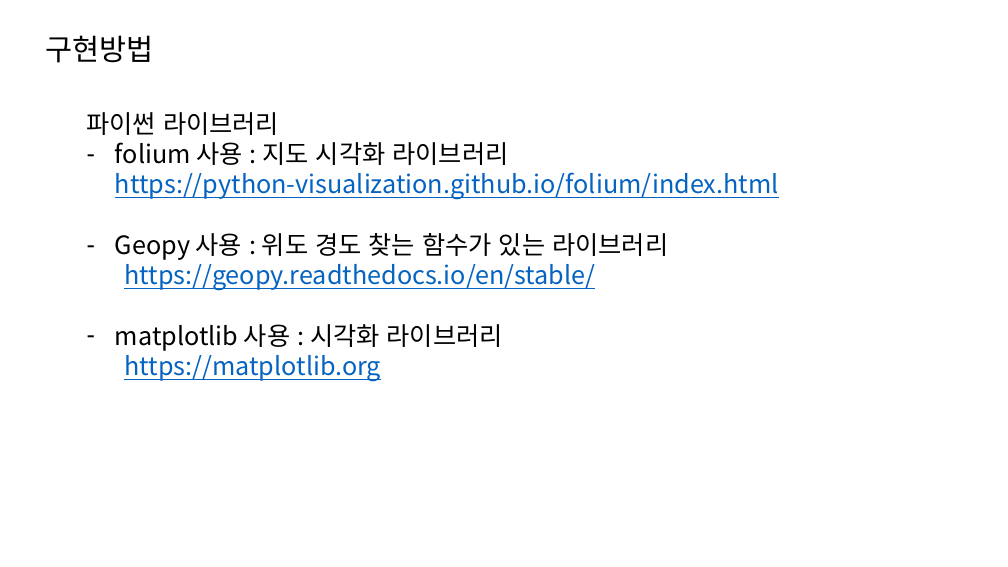
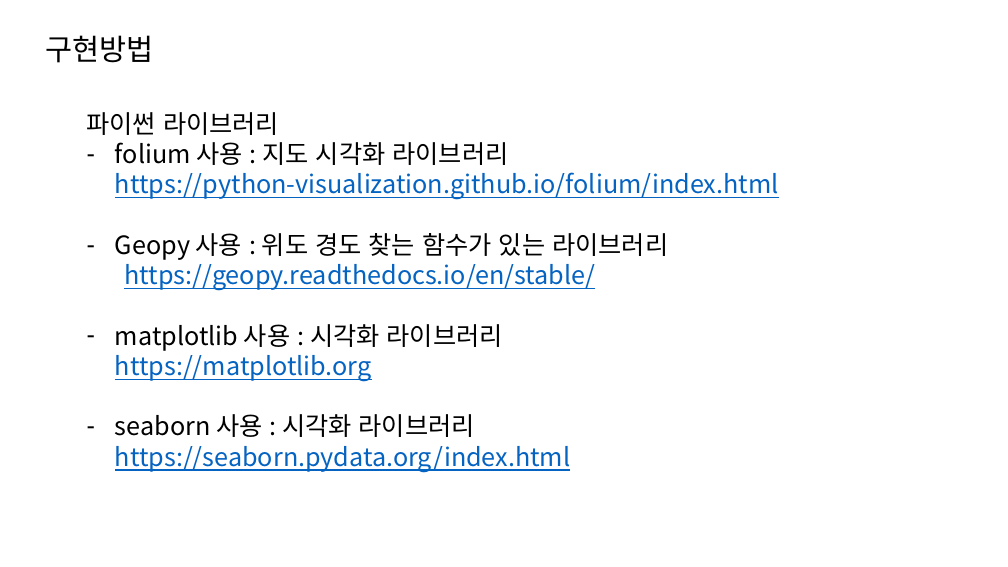
Before and after one commit to dev-hw/SeSAC-live_map, a slide deck: slide 10 of 230810.pptx. Drawn at 1008x567 pixels with LibreOffice and Linux fonts; fonts in the diff are those of the drawing. Boxes give left, top, right and bottom in pixels: in the first picture for what was removed or moved away, otherwise in the second. Text is boxed around its words. In the diff, an @@ line names an element or a change of style, - is before the commit and + after.

```diff
--- a/230810.pptx
+++ b/230810.pptx
@@ text at bbox=[115, 324, 570, 473]: text changed @@
-– matplotlib 사용 : 시각화 라이브러리
-  https://matplotlib.org
+– matplotlib 사용 : 시각화 라이브러리
+  https://matplotlib.org
+– seaborn 사용 : 시각화 라이브러리
+  https://seaborn.pydata.org/index.html
```
Also in this commit, not shown: 2 other slides changed, 4 slides added, 1 slide removed.
